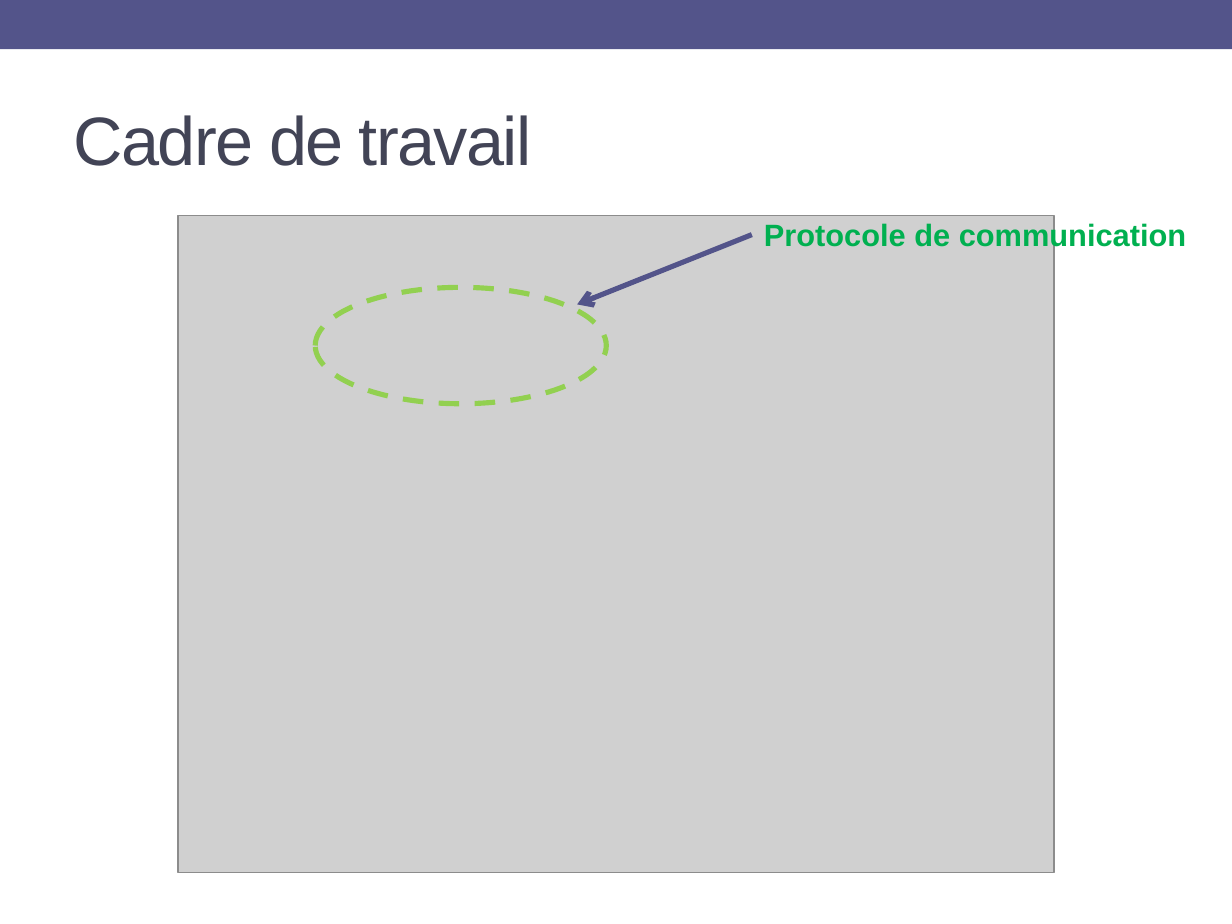
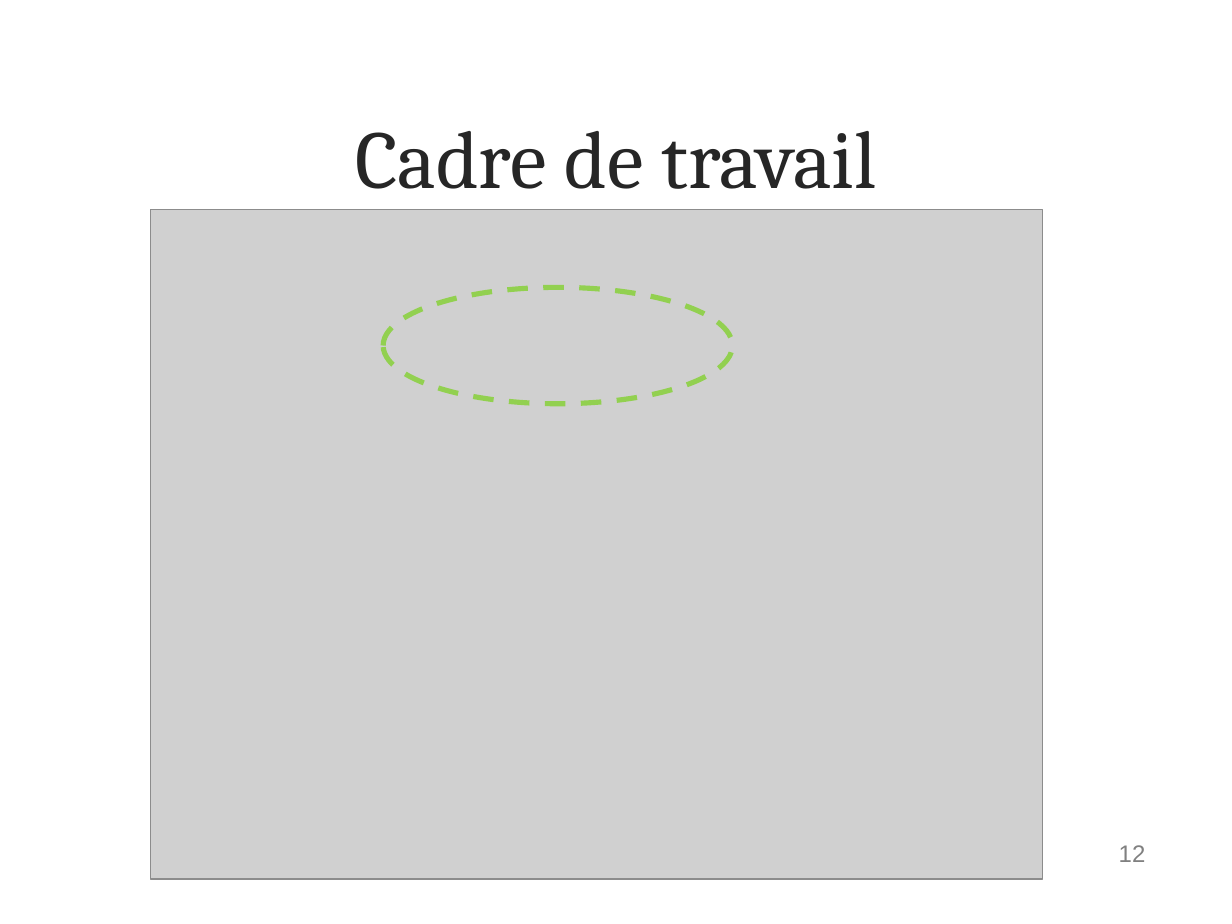
Before and after one commit to athongintel/stage5A.monitor, a slide deck: slide 12 of reports/for school/Stage-fin-detude-presentation.pptx. Drawn at 1232x924 pixels with LibreOffice and Linux fonts; fonts in the diff are those of the drawing; grey boxes stand for pictures; background and template pictures are left out. Boxes give left, top, right and bottom in pixels: in the first picture for what was removed or moved away, otherwise in the second. Text is boxed around its words. In the diff, an @@ line names an element or a change of style, - is before the commit and + after.

```diff
--- a/reports/for school/Stage-fin-detude-presentation.pptx
+++ b/reports/for school/Stage-fin-detude-presentation.pptx
@@ rectangle removed at box(0, 0, 1232, 49) @@
@@ title "Cadre de travail": place and size @@
-title "Cadre de travail" at box(74, 115, 531, 166)
+title "Cadre de travail" at box(355, 131, 877, 189)
@@ title "Cadre de travail" at box(355, 131, 877, 189): size 40 to 48 pt, font Arial to Cambria, text colour #424456 to #262626, letter spacing -1 to 0 pt; alignment left to centre @@
@@ picture: place and size @@
-picture at box(177, 216, 1053, 872)
+picture at box(150, 209, 1042, 878)
@@ arrow removed from (752, 234) to (578, 304) @@
@@ text removed at box(764, 222, 1186, 252) @@
-Protocole de communication
@@ ellipse: place and size @@
-ellipse at box(315, 287, 606, 403)
+ellipse at box(383, 287, 732, 403)
@@ page number added at box(1119, 845, 1146, 862), 14 pt, text #808080 @@
+12
```
Also in this commit, not shown: 20 other slides changed, 4 slides added, 3 slides removed, 42 other files.
